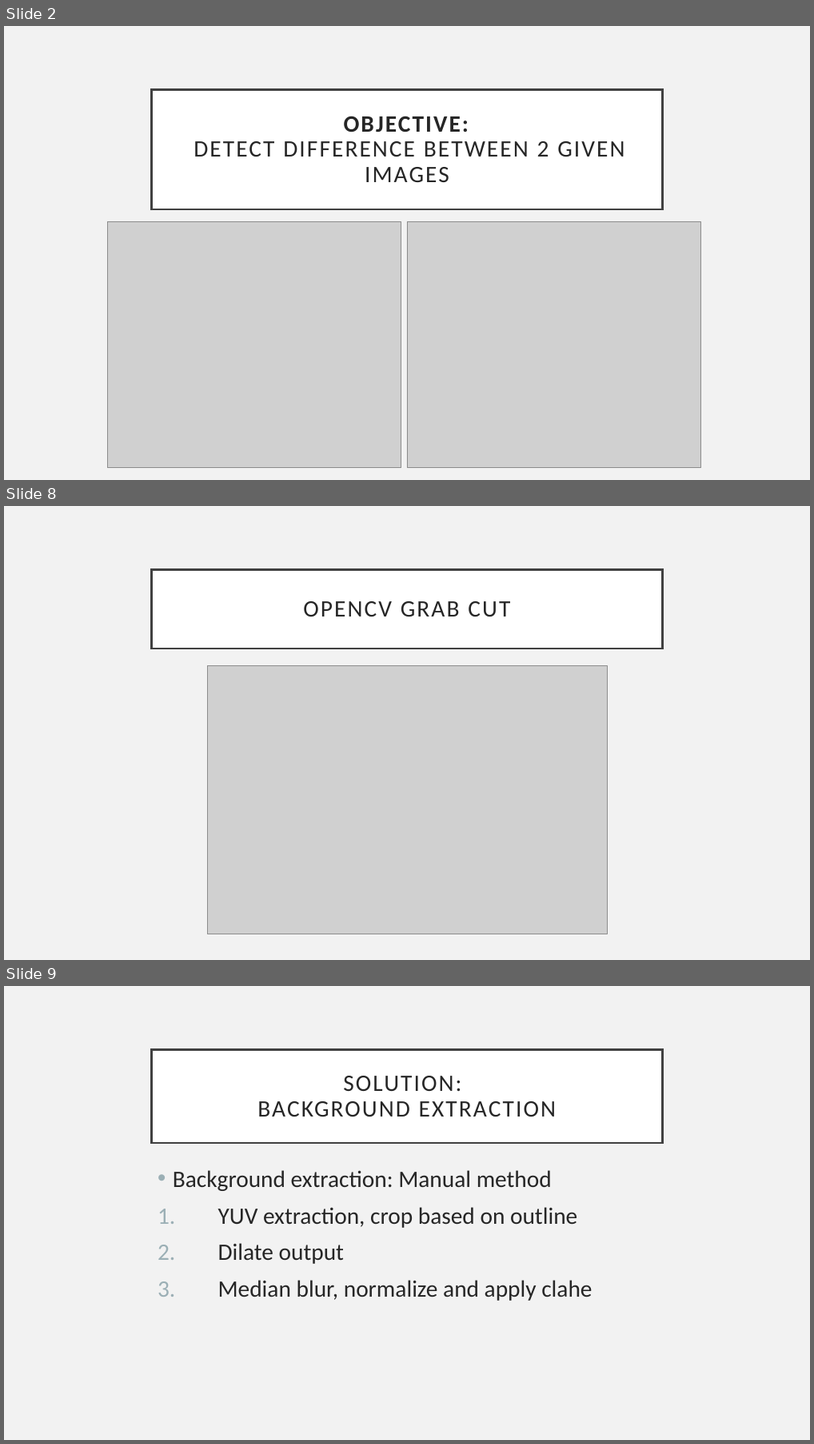
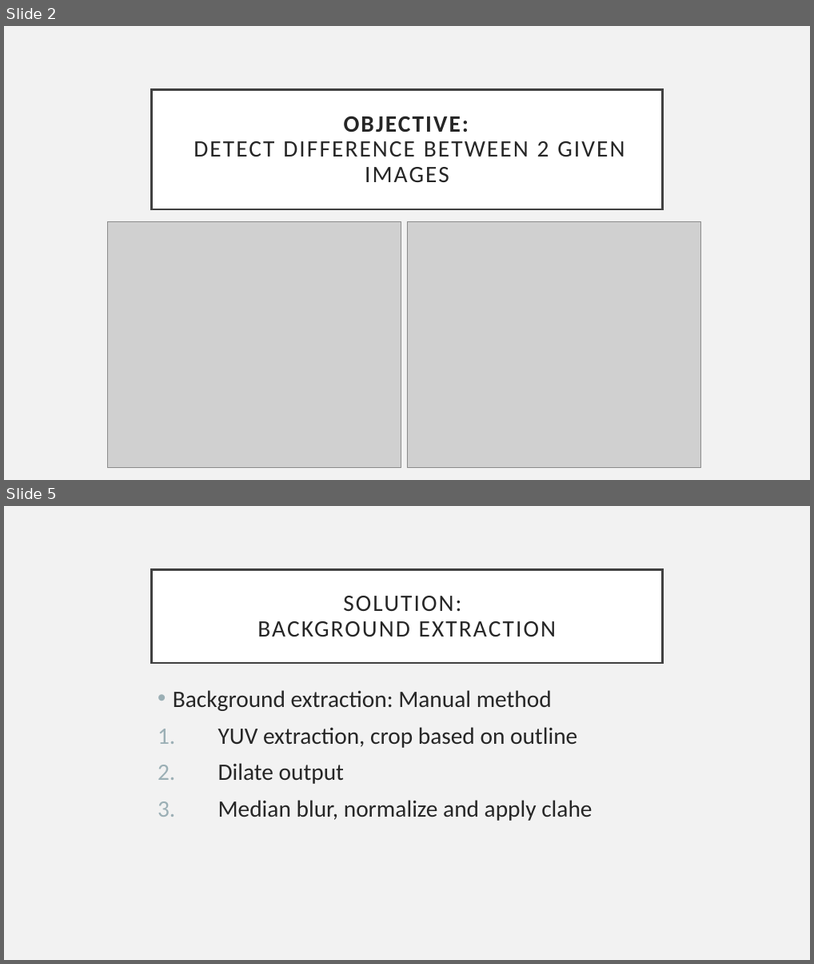
Before and after one commit to Abdul-Ismail/Image-Comparison, a slide deck: Presentation/Presentation.pptx. Shown one above the other, each under a label of ours: slides 2, 8 and 9 before the commit, slides 2 and 5 after it; the slides between them are not shown. The pictures are 814x1444 and 814x964 pixels, drawn with LibreOffice and Linux fonts; fonts in the diff are those of the drawing; grey boxes stand for pictures. Boxes give left, top, right and bottom in pixels: in the first picture for what was removed or moved away, otherwise in the second. Text is boxed around its words. In the diff, an @@ line names an element or a change of style, - is before the commit and + after.

```diff
--- a/Presentation/Presentation.pptx
+++ b/Presentation/Presentation.pptx
@@ slide 8 removed at box(4, 506, 810, 960), background #F2F2F2 @@
@@ title removed at box(152, 569, 662, 648) @@
-OPENCV GRAB CUT
@@ picture removed at box(207, 666, 607, 934) @@
@@ what was slide 9 is now slide 5 @@
```
Also in this commit, not shown: 1 slide changed, 1 slide added, 4 other slides removed.
